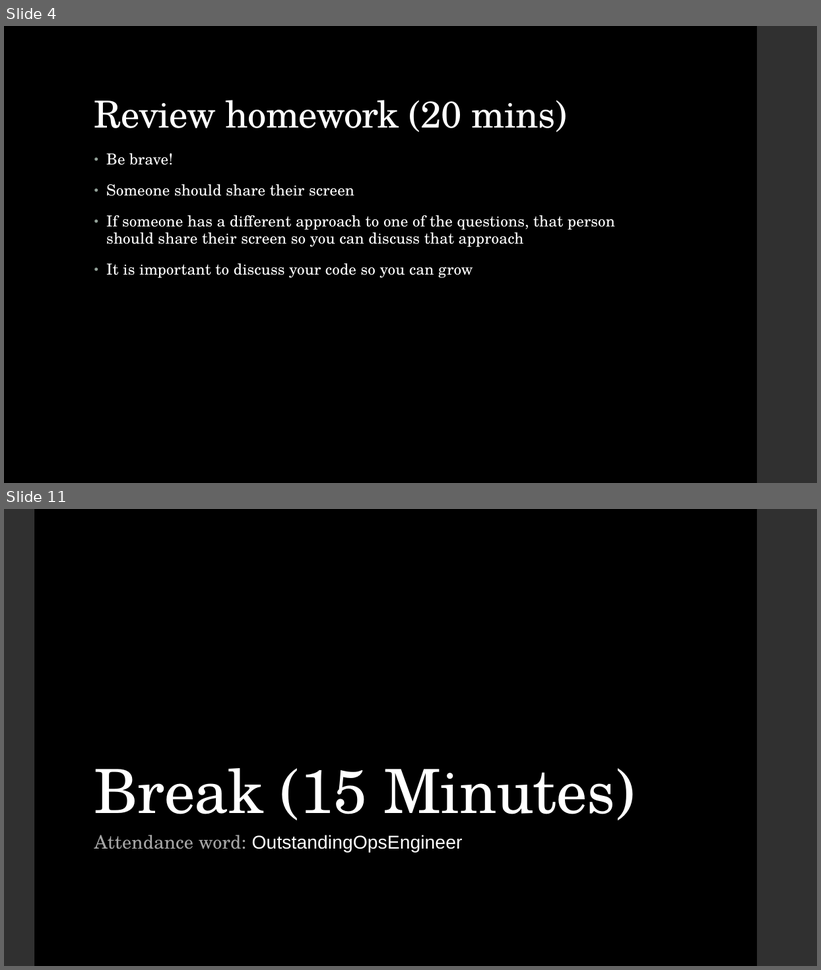
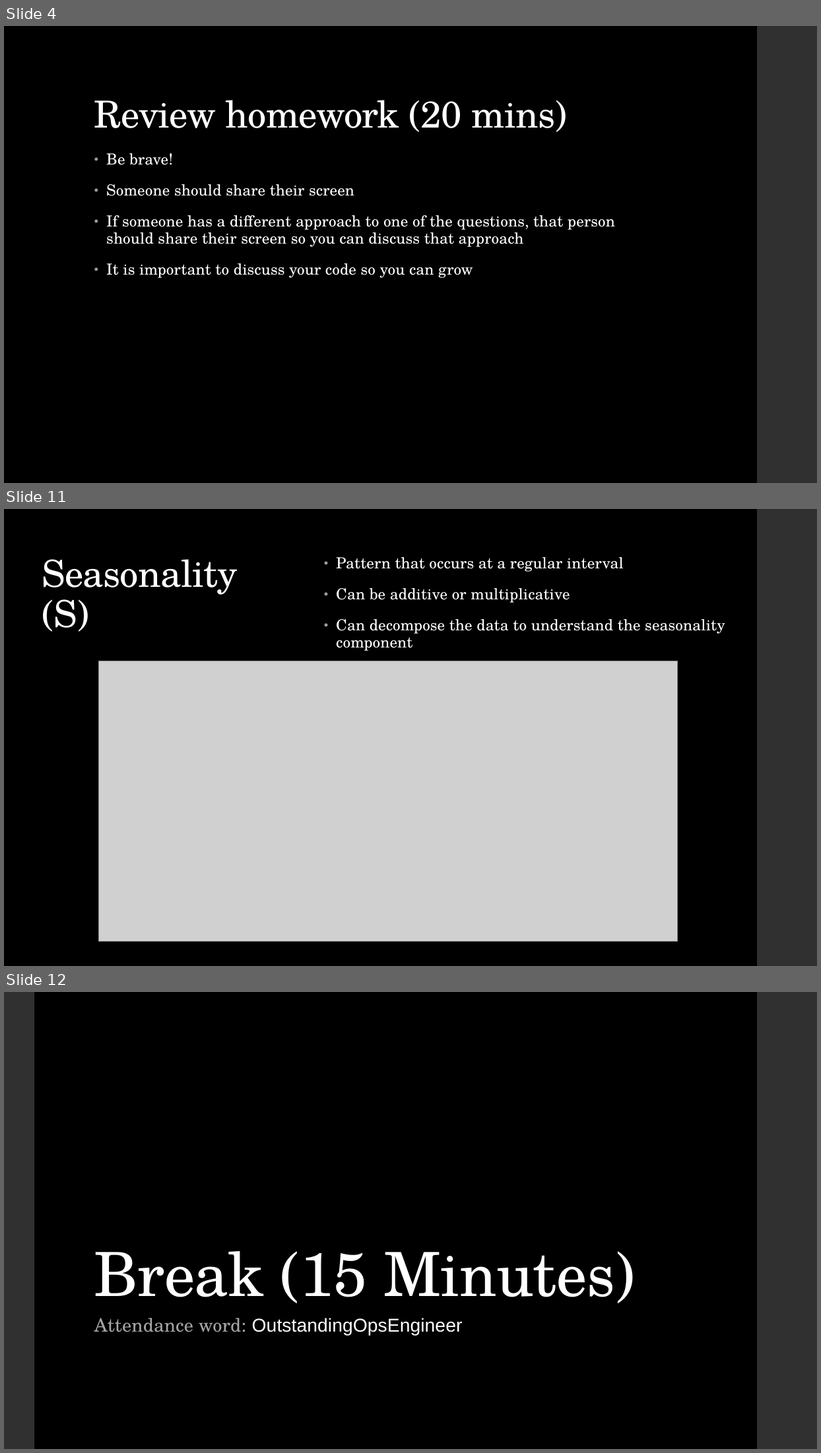
Before and after one commit to LaunchCoderGirlSTL/Data-Science-Assignments, a slide deck: course_material/week_11/week_11_presentation.pptx. Shown one above the other, each under a label of ours: slides 4 and 11 before the commit, slides 4, 11 and 12 after it; the slides between them are not shown. The pictures are 821x970 and 821x1453 pixels, drawn with LibreOffice and Linux fonts; fonts in the diff are those of the drawing; grey boxes stand for pictures. Boxes give left, top, right and bottom in pixels: in the first picture for what was removed or moved away, otherwise in the second. Text is boxed around its words. In the diff, an @@ line names an element or a change of style, - is before the commit and + after.

```diff
--- a/course_material/week_11/week_11_presentation.pptx
+++ b/course_material/week_11/week_11_presentation.pptx
@@ slide 11 added at (4,509,817,966), background #000000; not listed: 1 template element that a slide beside it also shows @@
@@ title added at (42,559,238,632), 44 pt, text #FFFFFF @@
+Seasonality (S)
@@ text added at (336,557,725,651), 18 pt, text #FFFFFF @@
+• Pattern that occurs at a regular interval
+• Can be additive or multiplicative
+• Can decompose the data to understand the seasonality component
@@ picture added at (99,661,678,941) @@
@@ what was slide 11 is now slide 12 @@
```
Also in this commit, not shown: 7 slides changed, 1 other slide added, 1 slide removed, 3 other files.
